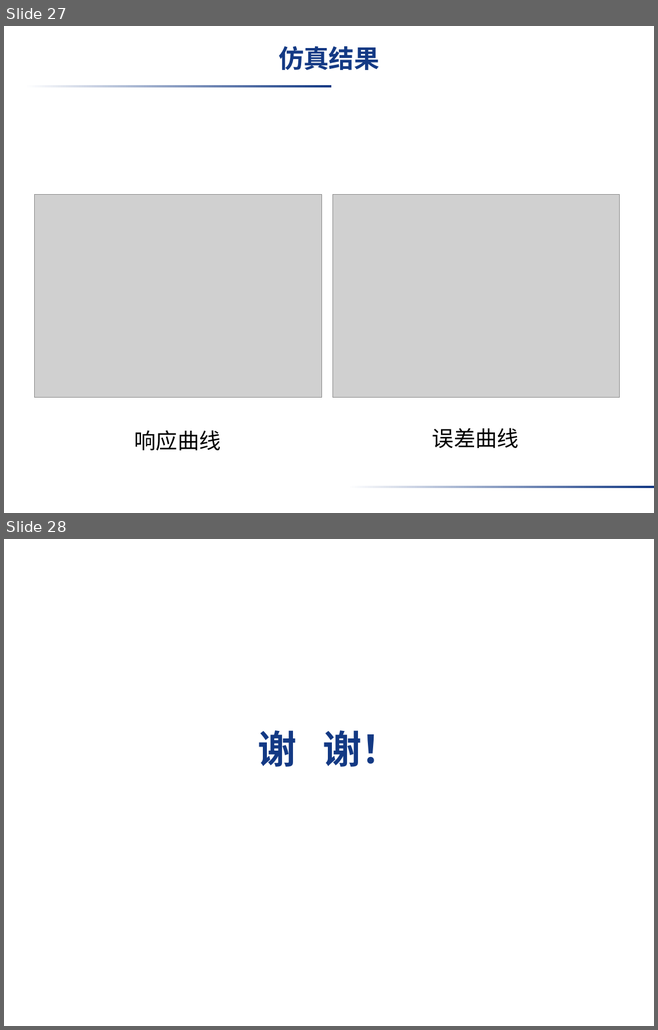
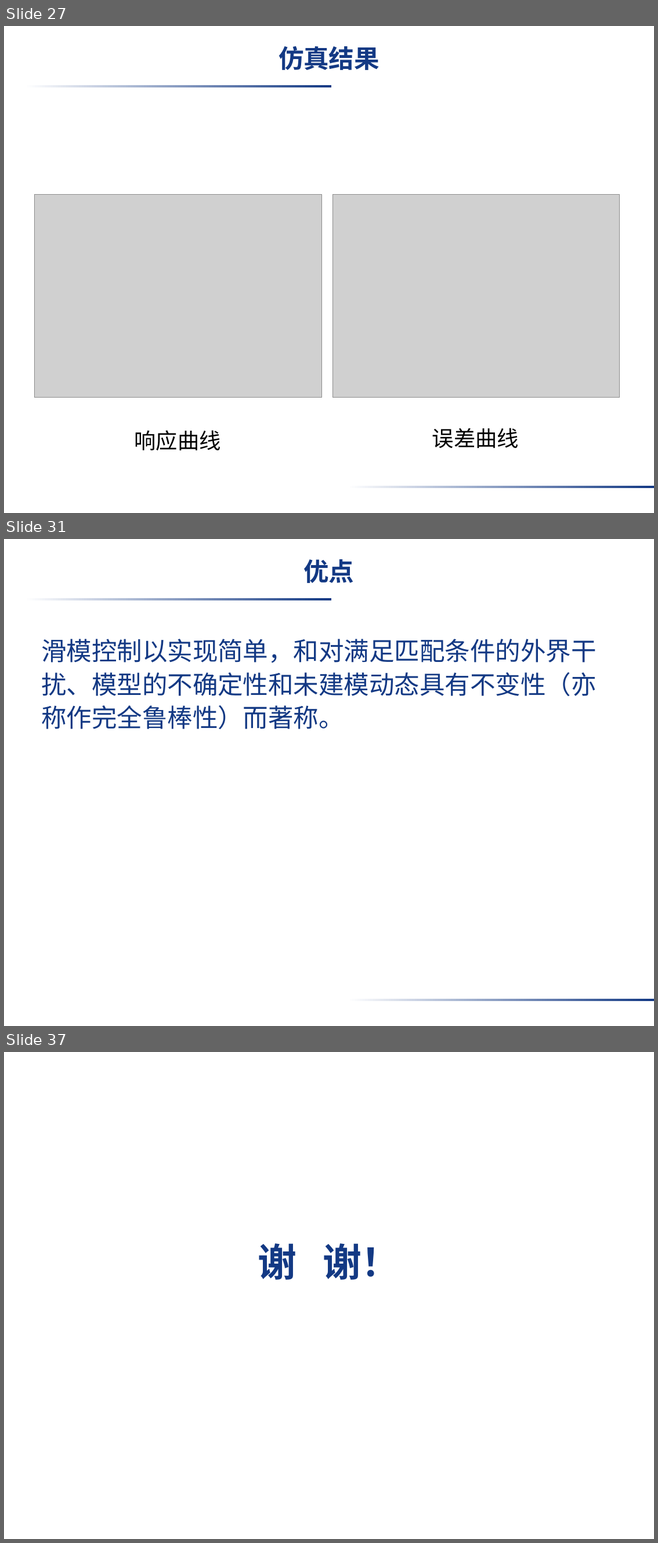
Before and after one commit to liujimu/fuzzy_control_homework, a slide deck: 第一次作业_刘继沐.pptx. Shown one above the other, each under a label of ours: slides 27 and 28 before the commit, slides 27, 31 and 37 after it; the slides between them are not shown. The pictures are 658x1030 and 658x1543 pixels, drawn with LibreOffice and Linux fonts; fonts in the diff are those of the drawing; grey boxes stand for pictures; background and template pictures are left out. Boxes give left, top, right and bottom in pixels: in the first picture for what was removed or moved away, otherwise in the second. Text is boxed around its words. In the diff, an @@ line names an element or a change of style, - is before the commit and + after.

```diff
--- a/第一次作业_刘继沐.pptx
+++ b/第一次作业_刘继沐.pptx
@@ slide 31 added at <box>4,539,654,1026</box>, background picture (left out); not listed: 2 template elements that a slide beside it also shows @@
@@ title added at <box>303,559,354,583</box>, 28 pt, text #133984, bold @@
+优点
@@ text added at <box>41,639,596,729</box>, 28 pt, text #133984 @@
+滑模控制以实现简单，和对满足匹配条件的外界干扰、模型的不确定性和未建模动态具有不变性（亦称作完全鲁棒性）而著称。
@@ what was slide 28 is now slide 37 @@
```
Also in this commit, not shown: 8 other slides added, 1 other file.
